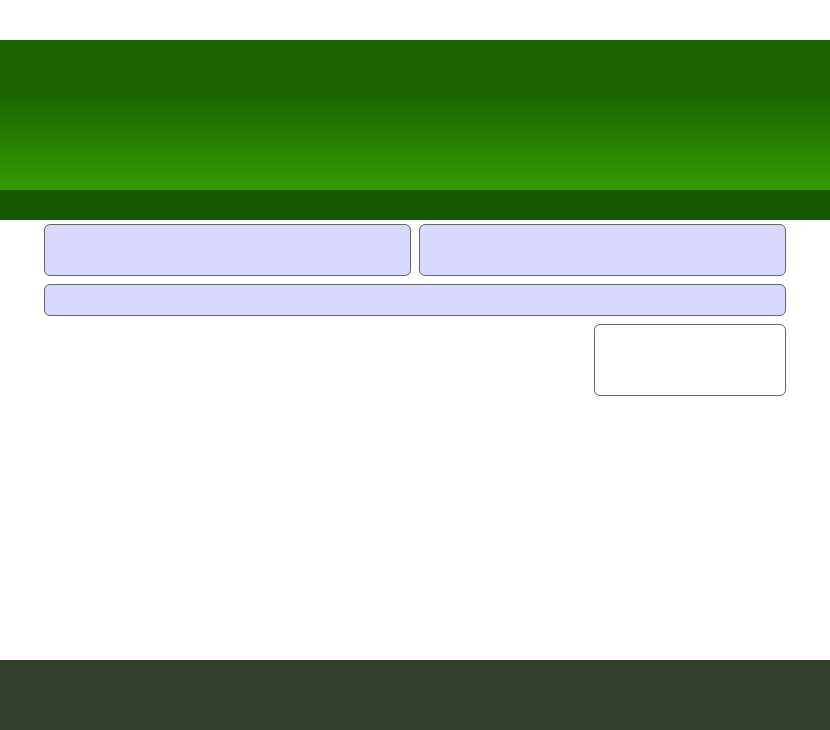
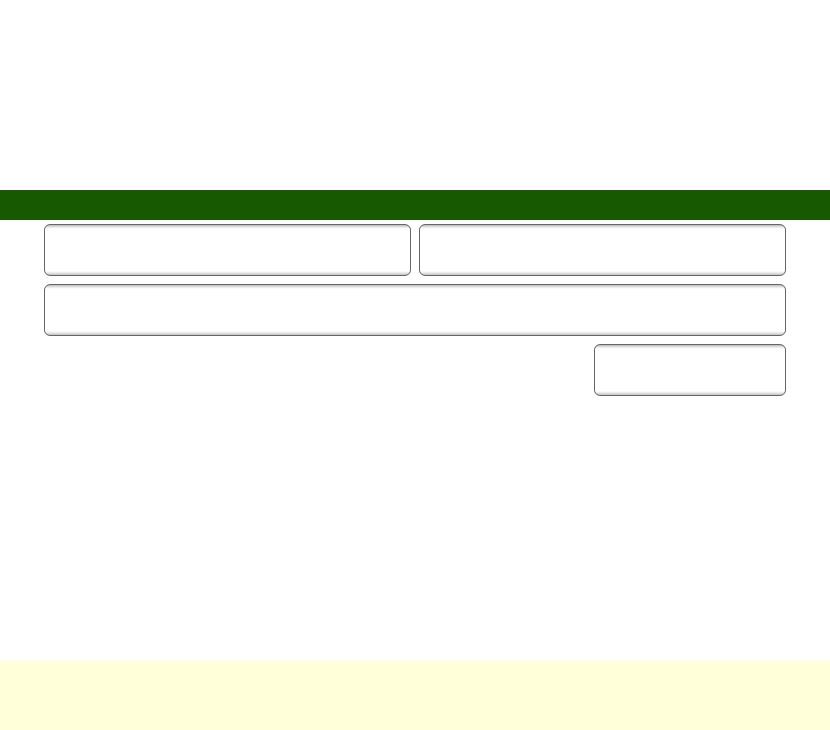
Layers edited between the first and the second 830px x 730px image:
removed layer "header" over [0, 40, 830, 190]
removed layer "header / footer widgets" over [45, 225, 785, 315]
renamed "sidebar" to "sidebars", painted on it over [595, 325, 785, 395]
added layer "header widgets" above "header boxes" over [45, 285, 785, 335]
added layer "header boxes" above "Background" over [45, 225, 785, 275]
